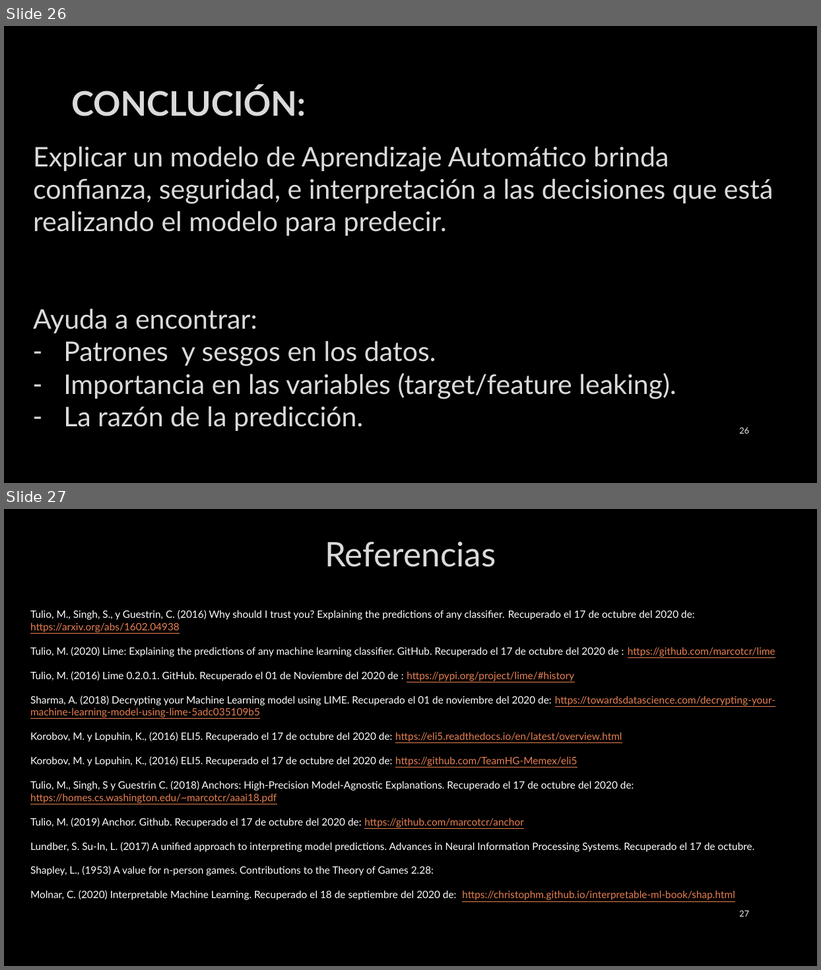
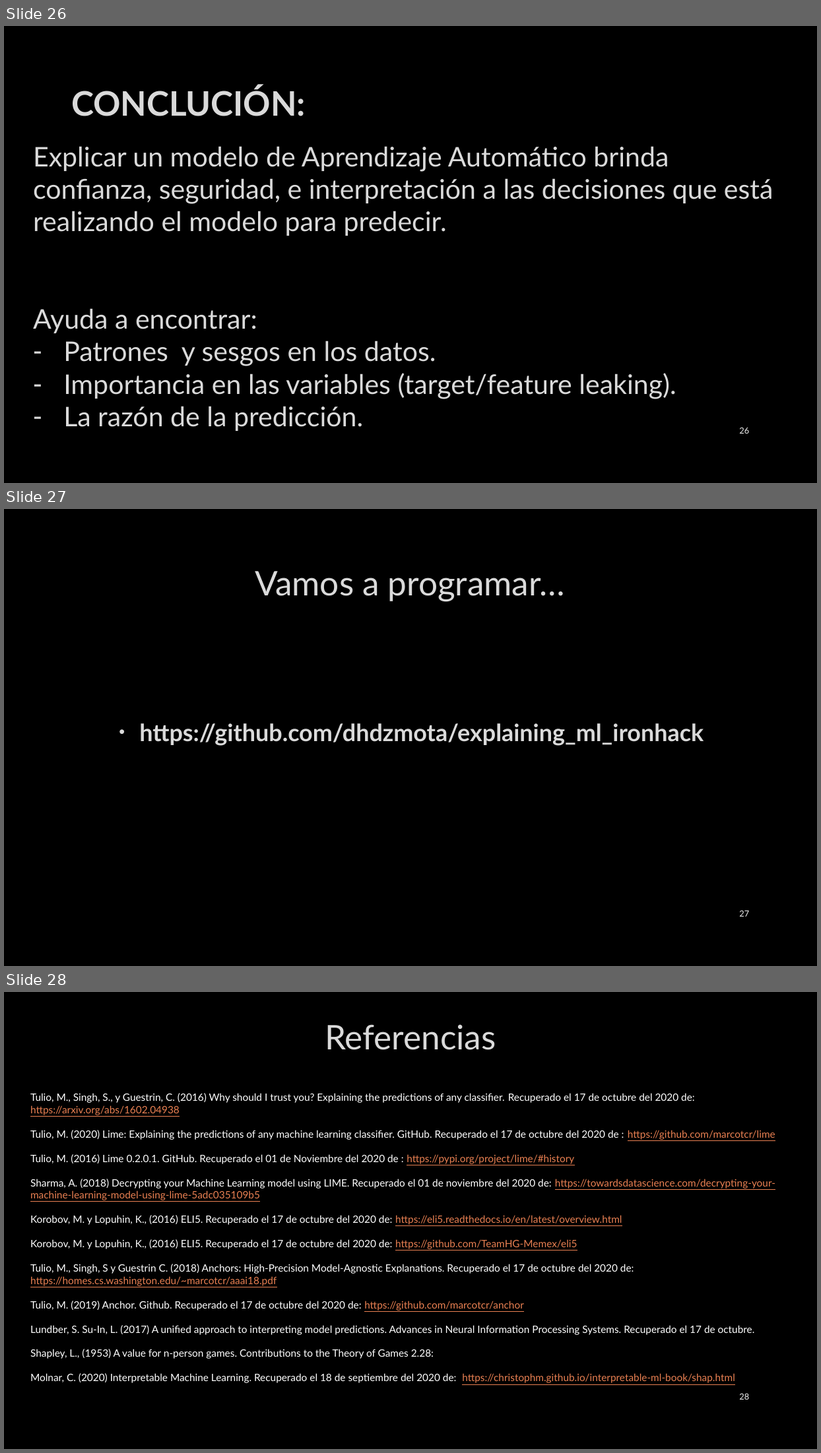
Before and after one commit to dhdzmota/explaining_ml_ironhack, a slide deck: explicando_ml/Explicando modelos de Aprendizaje Automático.pptx. Shown one above the other, each under a label of ours: slides 26 and 27 before the commit, slides 26, 27 and 28 after it. The pictures are 821x970 and 821x1453 pixels, drawn with LibreOffice and Linux fonts; fonts in the diff are those of the drawing; background and template pictures are left out. Boxes give left, top, right and bottom in pixels: in the first picture for what was removed or moved away, otherwise in the second. Text is boxed around its words. In the diff, an @@ line names an element or a change of style, - is before the commit and + after.

Commit message:
Cambio a la presentación (se agregó el link del repo de github.)

```diff
--- a/explicando_ml/Explicando modelos de Aprendizaje Automático.pptx
+++ b/explicando_ml/Explicando modelos de Aprendizaje Automático.pptx
@@ slide 27 added at [4,509,817,966], background picture (left out) @@
@@ title added at [255,571,566,601], 40 pt, text #DADADA @@
+Vamos a programar…
@@ text added at [139,723,704,746], 28 pt, text #DADADA, bold @@
+• https://github.com/dhdzmota/explaining_ml_ironhack
@@ page number added at [739,910,749,917], 10 pt, text #F2F2F2 @@
+27
@@ what was slide 27 is now slide 28 @@
@@ page number at [739,1393,749,1400]: text changed @@
-27
+28
```
Also in this commit, not shown: 1 other file.
